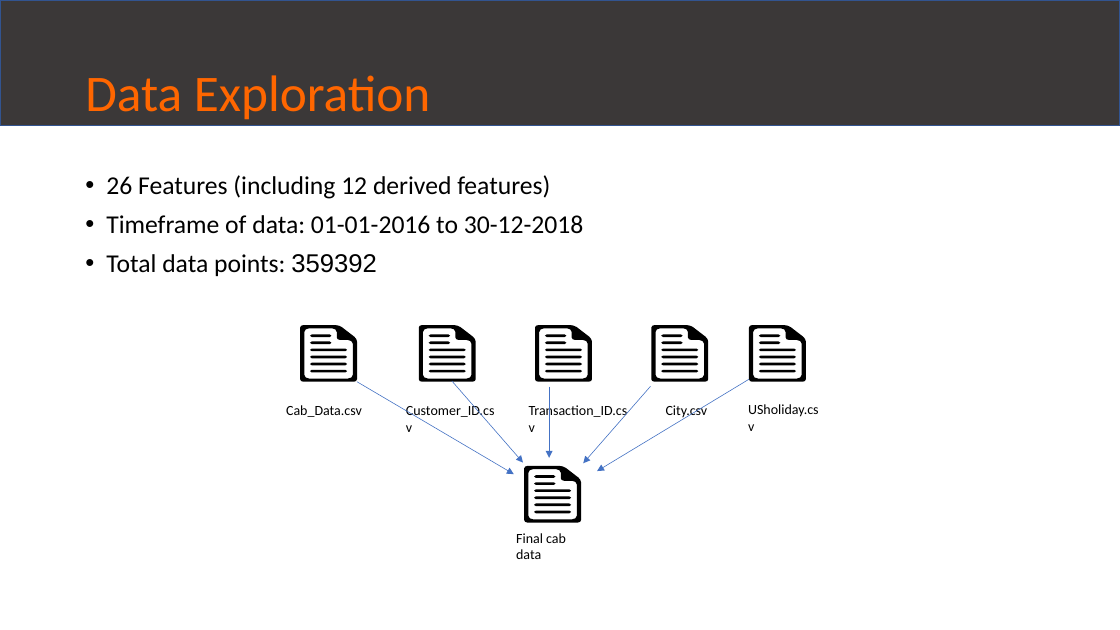
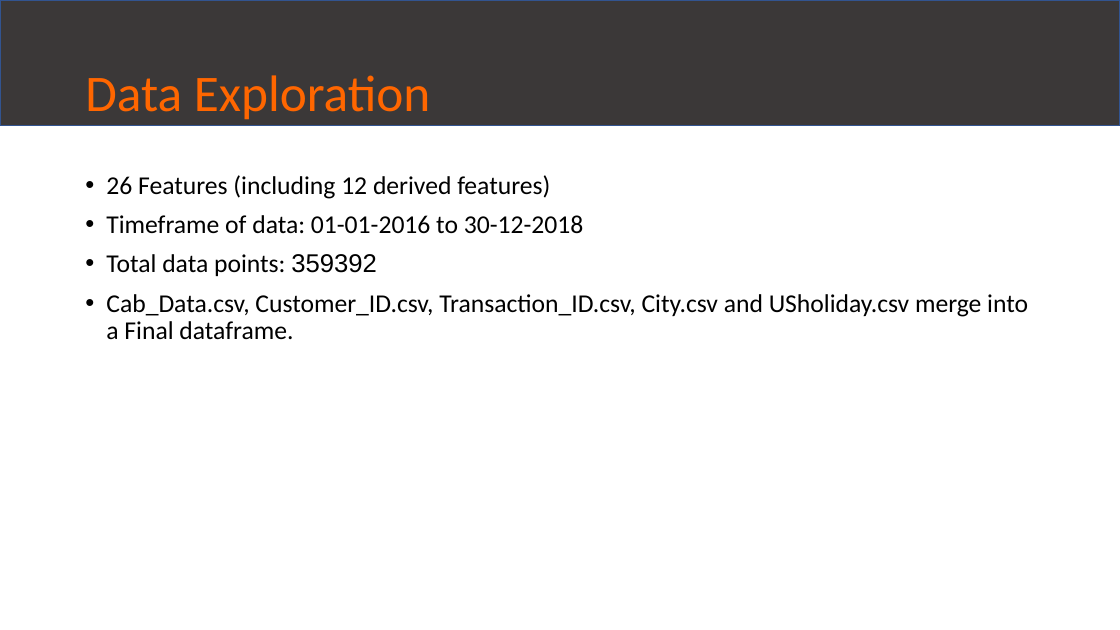
Before and after one commit to erikperez20/DataSets, a slide deck: slide 3 of PresentationCab.pptx. Drawn at 1120x630 pixels with LibreOffice and Linux fonts; fonts in the diff are those of the drawing. Boxes give left, top, right and bottom in pixels: in the first picture for what was removed or moved away, otherwise in the second. Text is boxed around its words. In the diff, an @@ line names an element or a change of style, - is before the commit and + after.

```diff
--- a/PresentationCab.pptx
+++ b/PresentationCab.pptx
@@ text at [106, 294, 1028, 340]: paragraph added @@
+• Cab_Data.csv, Customer_ID.csv, Transaction_ID.csv, City.csv and USholiday.csv merge into a Final dataframe.
@@ group removed at [286, 325, 819, 559]: 6 freeform shapes, 6 texts, 5 arrows @@
-Cab_Data.csv
-Customer_ID.csv
-Transaction_ID.csv
-City.csv
-Final cab data
-USholiday.csv
```
Also in this commit, not shown: 1 other slide changed, 1 slide added, 1 slide removed.
